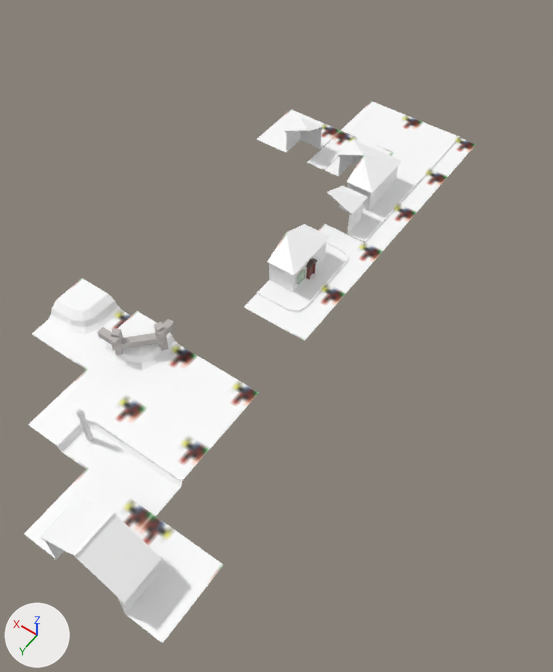
The FBX model Assets/Models/Tiles.fbx, before and after one commit.
Camera for both pictures: a camera (50 mm lens) standing at (-3.28, 4.22, 7.97) and looking at (0.62, -1.24, -0.61). Lighting does not change. The marker at lower left points along +X, +Y and +Z. Where no turn or scale is listed for an object, it has been applied to the vertices.

Objects in the first picture: 'Barn', 'Barn mirror', 'Obstacle barrier corner', 'Obstacle corner', 'Plane', 'Plane.001', 'Plane.002', 'cottag corner flipped', 'cottag corner straight wall', 'cottage corner', 'cottage corner to paved', 'paved straight'.
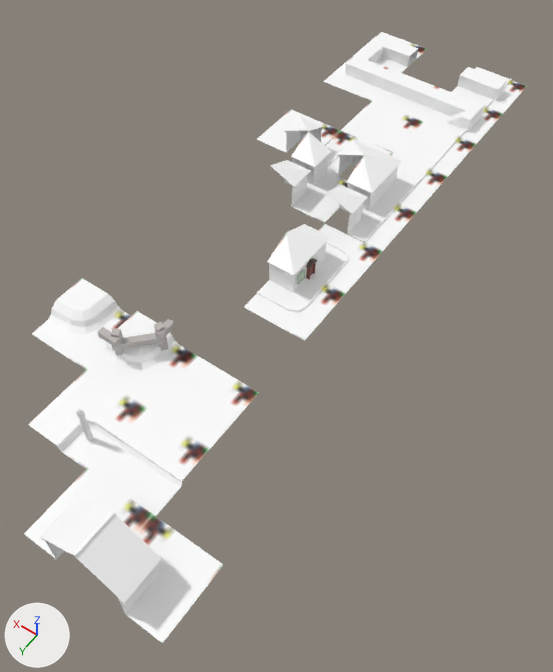
Location of each change, [x1, y1, x2, y2] in pixels of the pictures (553 x 672 px):
'cottage corner row to full paved', added: after [270, 132, 348, 223]
'station mouth', added: after [423, 90, 502, 144]
'station side', added: after [372, 70, 445, 122]
'station mouth mirrored', added: after [452, 67, 527, 114]
'station terminator', added: after [323, 49, 394, 101]
'station terminator mirrored', added: after [353, 32, 427, 73]

The change in detail:
Mesh me_plane_017 is new.
It has 74 vertices, 51 faces and spans x 0.0..1.0, y 0.0..1.0, z 0.0..0.224.
It uses material mat_ubershader (picture img_palette_png).
Mesh me_plane_019 is new.
It has 28 vertices, 16 faces and spans x 0.0..1.0, y 0.0..1.0, z 0.0..0.224.
It uses material mat_ubershader (picture img_palette_png).
Mesh me_plane_022 is new.
It has 30 vertices, 21 faces and spans x 0.0..1.0, y 0.0..1.0, z 0.013..0.613.
It uses material mat_ubershader (picture img_palette_png).
Mesh me_plane_020 is new.
It has 28 vertices, 16 faces and spans x 0.0..1.0, y 0.0..1.0, z 0.0..0.224.
It uses material mat_ubershader (picture img_palette_png).
Mesh me_plane_018 is new.
It has 16 vertices, 6 faces and spans x 0.0..1.0, y 0.0..1.0, z 0.0..0.224.
It uses material mat_ubershader (picture img_palette_png).
Mesh me_plane_021 is new.
It has 26 vertices, 13 faces and spans x 0.0..1.0, y 0.0..1.0, z 0.0..0.224.
It uses material mat_ubershader (picture img_palette_png).
Object 'station mouth' (ob_station_mouth) is new; it shows me_plane_017.
Its location is (0.0, -7.0, 0.0).
Object 'station terminator' (ob_station_terminator) is new; it shows me_plane_019.
Its location is (2.0, -7.0, 0.0).
Object 'cottage corner row to full paved' (ob_cottage_corner_row_to_full_paved) is new; it shows me_plane_022.
Its location is (1.0, -4.0, 0.0).
Object 'station terminator mirrored' (ob_station_terminator_mirrored) is new; it shows me_plane_020.
Its location is (2.0, -8.0, 0.0).
Object 'station side' (ob_station_side) is new; it shows me_plane_018.
Its location is (1.0, -7.0, 0.0).
Object 'station mouth mirrored' (ob_station_mouth_mirrored) is new; it shows me_plane_021.
Its location is (0.0, -8.0, 0.0).
